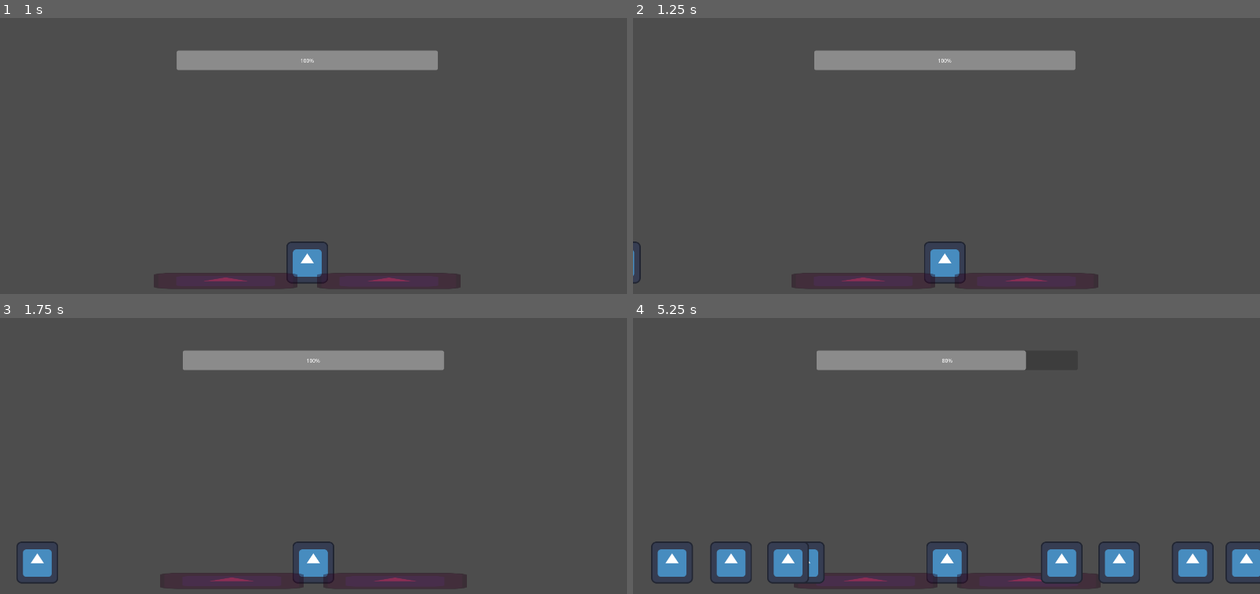
Above: before the commit, frames 1-4 (two rows, left to right).
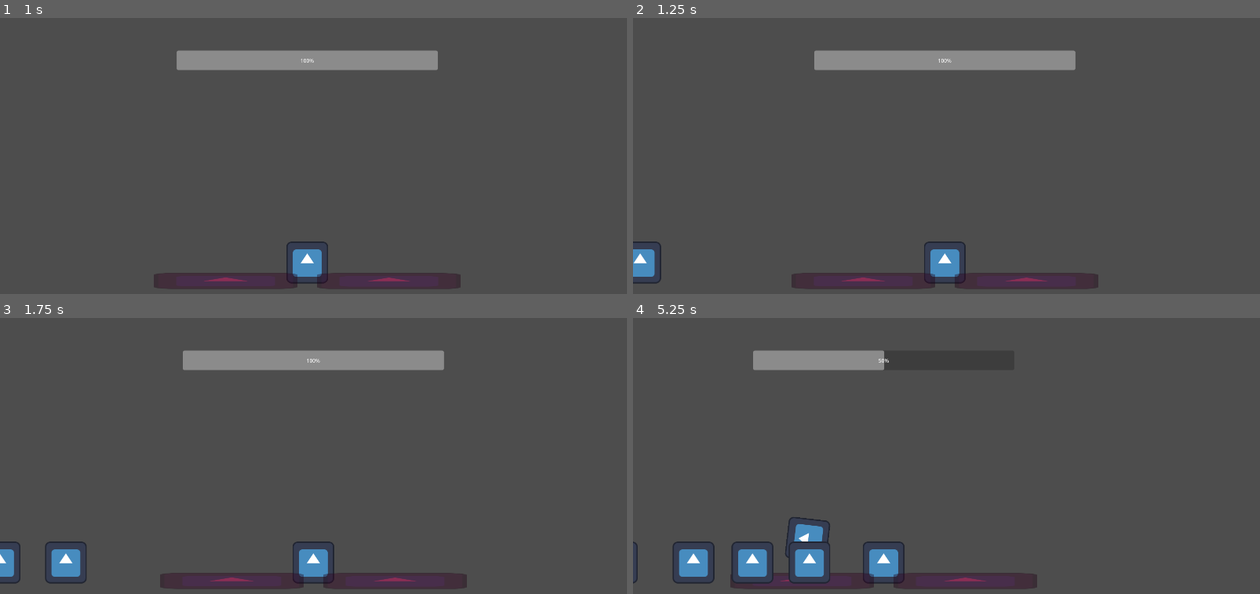
Above: after the commit, the same moments.

Repository: Jam-n-Bees/Garden-Guardian
Game: Godot game, scene res://MainScene.tscn
Same seed, same stepped clock (60 frames per second), same inputs: the game is played once before the commit and once after it. The engine's default icon, where the game draws it, is replaced by a stand-in: a white triangle on a blue panel in a dark square.
Inputs (mouse positions are in pixels of both pictures, inside the frame that each line leads up to):
- Up to frame 1 (1 s): tap Enter at 0.5 s; move the mouse to (451, 175) at 0.52 s; press the mouse at (451, 175) at 0.53 s
- Up to frame 2 (1.25 s): no input
- Up to frame 3 (1.75 s): move the mouse to (188, 511) at 1.27 s; release the mouse at (188, 511) at 1.28 s; right-click (188, 511) at 1.35 s
- Up to frame 4 (5.25 s): move the mouse to (1009, 417) at 2.02 s; press the mouse at (1009, 417) at 2.03 s; move the mouse to (915, 563) at 2.77 s; release the mouse at (915, 563) at 2.78 s; right-click (915, 563) at 2.85 s; move the mouse to (1134, 547) at 3.52 s; press the mouse at (1134, 547) at 3.53 s; move the mouse to (758, 442) at 4.27 s; release the mouse at (758, 442) at 4.28 s; right-click (758, 442) at 4.35 s; move the mouse to (977, 494) at 5.02 s; press the mouse at (977, 494) at 5.03 s

Frame 1 is identical in both runs. In frame 2, 0.4% of the frame differs, in the area x 0-5%, y 80-97%; in frame 3, 1.4%; in frame 4, 9.6%, in the area x 0-100%, y 11-99%.

Commit message:
Enum with game states and game over screen
The game ends when the player loses all their health, and there's a game over screen.
Additionally, the enemies have a "game_over_buffer", which is how much more the enemies should dash away after the attack. This makes them leave the screen, for the game over screen.

Diff:
--- a/battle_manager.gd
+++ b/battle_manager.gd
@@ -3,8 +3,11 @@
 
 var global_variables := load("res://resources/global_variables/global_variables.tres")
 var base_goon_scene = preload("res://goons/goon_scenes/base_goon.tscn")
+var lose_screen = preload("res://ui/lose_message.tscn")
 
 @onready var player = $Player
+
+
 
 #var rng = RandomNumberGenerator.new()
 
@@ -12,7 +15,15 @@
 	for n in range(10):
 		# await get_tree().create_timer(0.5).timeout
 		summon_goon()
-		pass
+	global_variables.current_game_state = global_variables.Game_state.FIGHTING
+
+func _process(delta: float) -> void:
+	if global_variables.player_hp == 0:
+		global_variables.current_game_state = global_variables.Game_state.LOSE
+	if global_variables.current_game_state == global_variables.Game_state.LOSE:
+		var summoned_lose_screen =  lose_screen.instantiate()
+		summoned_lose_screen.position = Vector2(global_variables.player_pos_x - 395, 20)
+		add_child(summoned_lose_screen)
 
 func roll_100():
 	return(randf())
--- a/goons/goon_scripts/goon_class.gd
+++ b/goons/goon_scripts/goon_class.gd
@@ -11,7 +11,7 @@
 
 var goon_approach = Incoming.RIGHT
 
-var base_speed := 300
+var base_speed := 350
 var base_threat := 1
 
 var slow_down : float = 1
@@ -20,6 +20,9 @@
 var knocked_out := false
 var interupted := false
 var attacking := false
+var game_over_buffer := 0
+
+
 
 var global_variables := load("res://resources/global_variables/global_variables.tres")
 
@@ -38,6 +41,9 @@
 # NOTE
 # So long as the goon is not KO'd, it will move towards the player
 func _process(delta: float) -> void:
+	if global_variables.current_game_state == global_variables.Game_state.LOSE:
+		interupted = true
+		game_over_buffer = 1000
 	if knocked_out == false:
 		if interupted == true or attacking == true:
 			return
@@ -126,10 +132,14 @@
 	var nyoomers = create_tween()
 	var target
 	if self.goon_approach == Incoming.RIGHT:
-		target = Vector2(self.position.x + 500, self.position.y)
+		target = Vector2(self.position.x + 500 + game_over_buffer , self.position.y)
 	if self.goon_approach == Incoming.LEFT:
-		target = Vector2(self.position.x - 500, self.position.y)
+		target = Vector2(self.position.x - 500 - game_over_buffer , self.position.y)
 	nyoomers.tween_property(self,"position", target, 0.8)
 	await nyoomers.finished
 	interupted = false
 	pause()
+
+
+func game_lost():
+	pass
--- a/player.gd
+++ b/player.gd
@@ -23,7 +23,7 @@
 	print(str(global_variables.player_node.attack_on_cooldown))
 
 func _input(event: InputEvent) -> void:
-	if attack_on_cooldown == false:
+	if attack_on_cooldown == false and global_variables.current_game_state == global_variables.Game_state.FIGHTING:
 		if event.is_action_pressed("punch_right"):
 			if not global_variables.right_side.is_empty():
 				var closest_target
--- a/resources/global_variables/global_variables.gd
+++ b/resources/global_variables/global_variables.gd
@@ -10,6 +10,10 @@
 var master_left_side := []
 
 var player_hp_bar
-var player_hp := 5
+var player_hp := 2
 
 var player_node
+
+var current_game_state
+
+enum Game_state { FIGHTING , LOSE, WIN }
--- a/ui/health_bar.tscn
+++ b/ui/health_bar.tscn
@@ -8,6 +8,6 @@
 offset_right = 400.0
 offset_bottom = -590.0
 pivot_offset = Vector2(400, 30)
-max_value = 5.0
+max_value = 2.0
 step = 1.0
-value = 5.0
+value = 2.0
--- /dev/null
+++ b/ui/lose_message.tscn
@@ -0,0 +1,24 @@
+[gd_scene load_steps=2 format=3 uid="uid://e2ry2ff1isa7"]
+
+[sub_resource type="LabelSettings" id="LabelSettings_caepw"]
+font_size = 164
+outline_size = 65
+outline_color = Color(0, 0, 0, 1)
+
+[node name="Label" type="Label"]
+anchors_preset = 15
+anchor_right = 1.0
+anchor_bottom = 1.0
+offset_left = 565.0
+offset_top = 20.0
+offset_right = 1355.0
+offset_bottom = 473.0
+grow_horizontal = 2
+grow_vertical = 2
+pivot_offset = Vector2(395, 226.5)
+size_flags_horizontal = 6
+text = "YOU LOSE
+LMAO"
+label_settings = SubResource("LabelSettings_caepw")
+horizontal_alignment = 1
+vertical_alignment = 1
